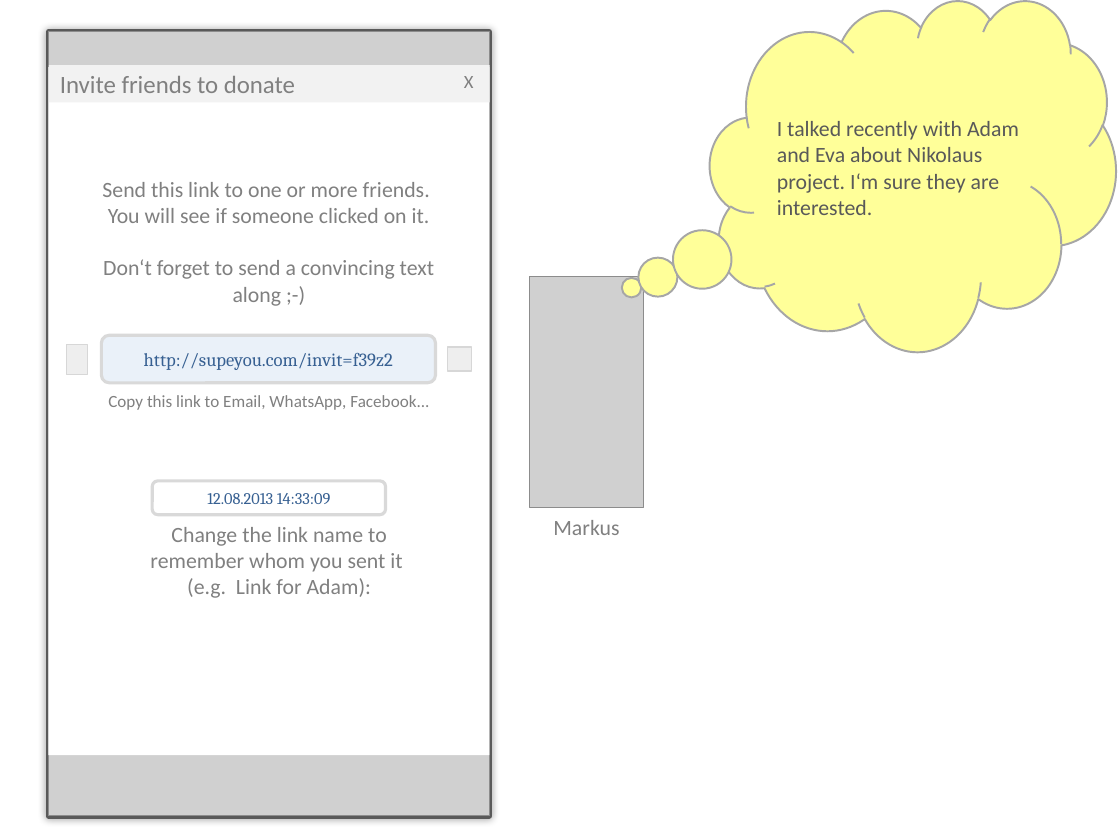
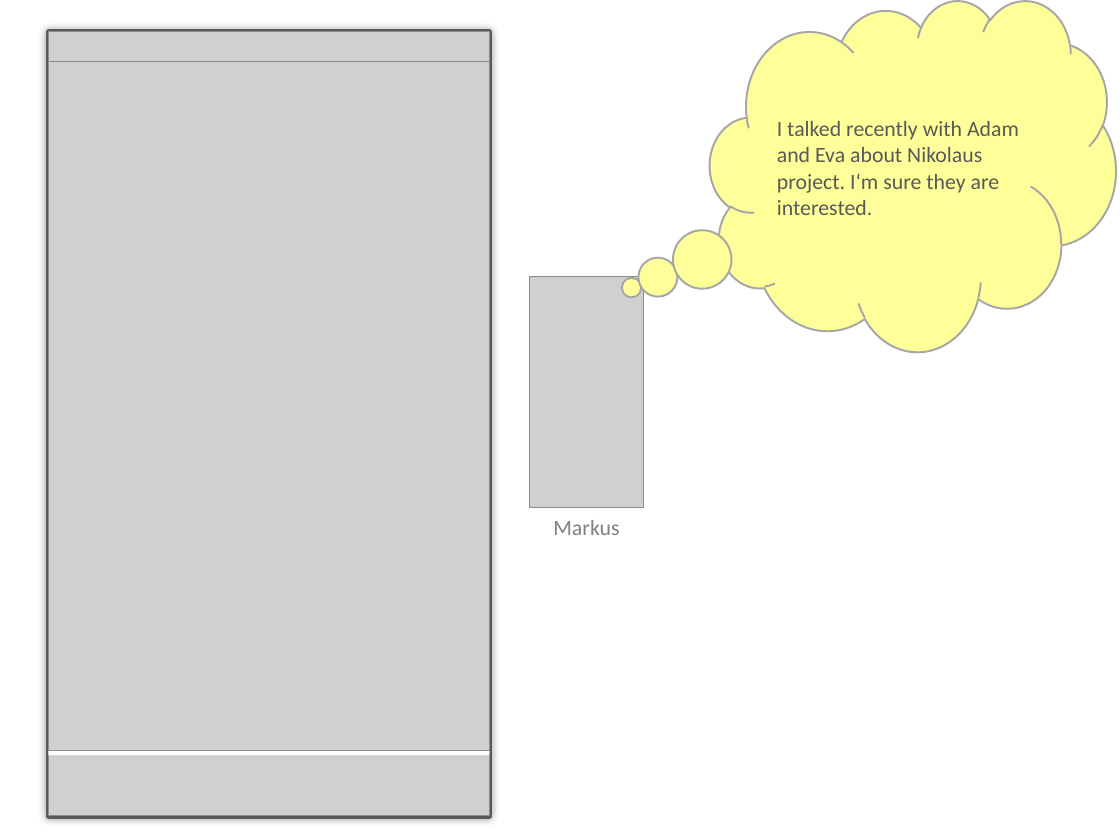
Before and after one commit to MoritzTheile/com.supeyou, a slide deck: slide 10 of com.supeyou.project/doc/SupeYou.scenario.nikolaus.pptx. Drawn at 1120x840 pixels with LibreOffice and Linux fonts; fonts in the diff are those of the drawing; grey boxes stand for pictures. Boxes give left, top, right and bottom in pixels: in the first picture for what was removed or moved away, otherwise in the second. Text is boxed around its words. In the diff, an @@ line names an element or a change of style, - is before the commit and + after.

```diff
--- a/com.supeyou.project/doc/SupeYou.scenario.nikolaus.pptx
+++ b/com.supeyou.project/doc/SupeYou.scenario.nikolaus.pptx
@@ picture added at [48,62,489,750] @@
@@ rectangle removed at [49,65,491,102] @@
-Invite friends to donate
@@ text removed at [464,76,474,88] @@
-X
@@ text removed at [102,182,434,306] @@
-Send this link to one or more friends.
-You will see if someone clicked on it.
-Don‘t forget to send a convincing text along ;-)
@@ rectangle removed at [65,321,93,389] @@
@@ rectangle removed at [444,326,472,393] @@
@@ picture removed at [66,345,87,375] @@
@@ rounded rectangle removed at [102,335,436,383] @@
-http://supeyou.com/invit=f39z2
@@ picture removed at [448,347,472,371] @@
@@ text removed at [108,395,429,410] @@
-Copy this link to Email, WhatsApp, Facebook...
@@ rounded rectangle removed at [152,480,385,514] @@
-12.08.2013 14:33:09
@@ text removed at [150,527,402,598] @@
-Change the link name to remember whom you sent it
-(e.g. Link for Adam):
```
Also in this commit, not shown: 7 other slides changed, 4 slides added, 5 other files.
